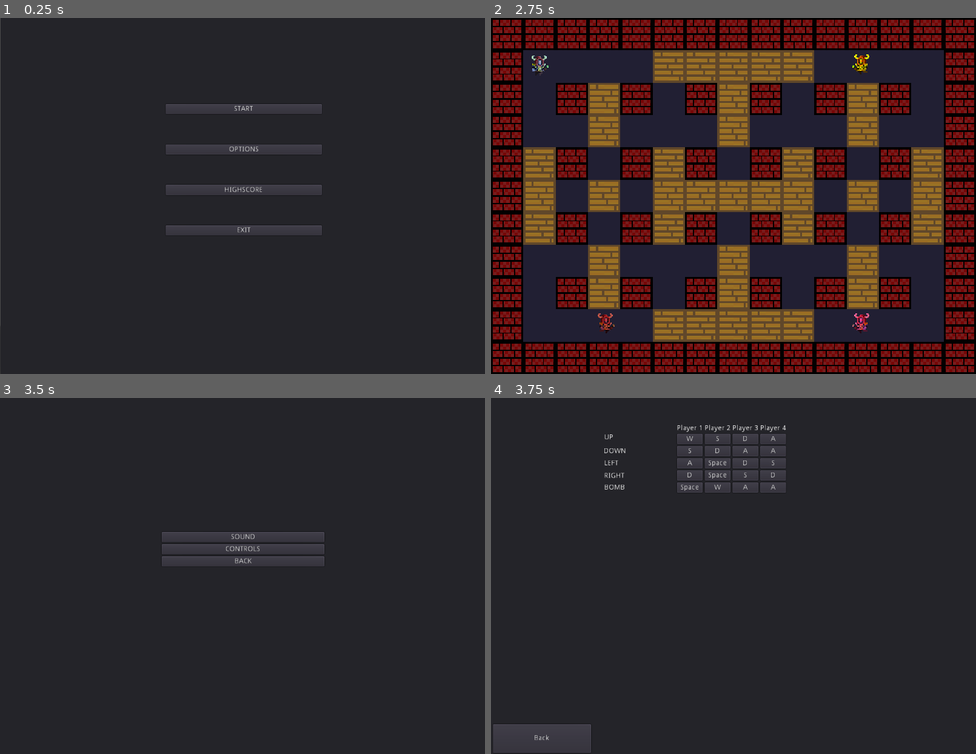
Above: before the commit, frames 1-4 (two rows, left to right).
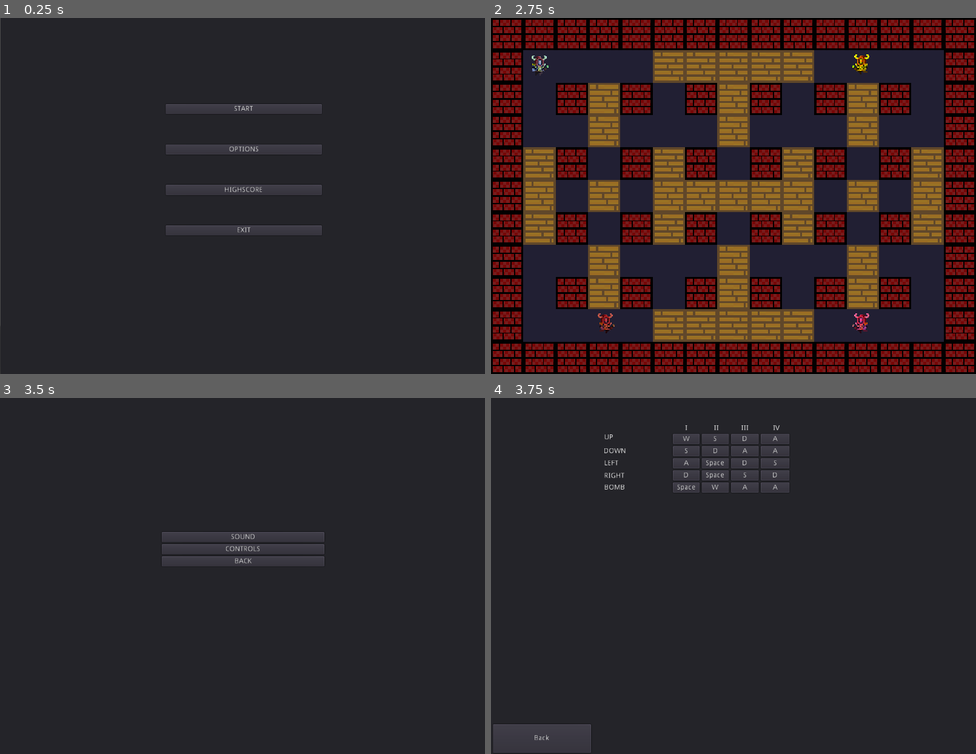
Above: after the commit, the same moments.

Repository: DominikWolek/bomber-game
Game: Godot game, scene res://GUI/Main Scene/MainMenuScene.tscn
Same seed, same stepped clock (60 frames per second), same inputs: the game is played once before the commit and once after it.
Inputs:
- Up to frame 1 (0.25 s): no input
- Up to frame 2 (2.75 s): click "START" at 0.5 s; click "Next" at 1.25 s; click "Next" at 2 s
- Up to frame 3 (3.5 s): click "Back" at 2.75 s
- Up to frame 4 (3.75 s): click "CONTROLS" at 3.5 s

Frames 1-3 are identical in both runs. In frame 4, 0.8% of the frame differs, in the area x 37-62%, y 7-27%.

Commit message:
Changed PlayerX to roman numbers

Diff:
--- a/Bomberman/GUI/Options/Control Options/ControlsSettings.tscn
+++ b/Bomberman/GUI/Options/Control Options/ControlsSettings.tscn
@@ -146,20 +146,19 @@
 script = SubResource( 1 )
 
 [node name="P1Container" type="VBoxContainer" parent="Panel/HBoxContainer"]
-editor/display_folded = true
-margin_left = 373.0
-margin_right = 424.0
+margin_left = 365.0
+margin_right = 418.0
 margin_bottom = 559.0
 script = SubResource( 2 )
 
 [node name="Label" type="Label" parent="Panel/HBoxContainer/P1Container"]
-margin_right = 51.0
+margin_right = 53.0
 margin_bottom = 14.0
-text = "Player 1"
+text = "      I      "
 
 [node name="UP" type="Button" parent="Panel/HBoxContainer/P1Container"]
 margin_top = 18.0
-margin_right = 51.0
+margin_right = 53.0
 margin_bottom = 38.0
 focus_mode = 0
 enabled_focus_mode = 0
@@ -167,7 +166,7 @@
 
 [node name="DOWN" type="Button" parent="Panel/HBoxContainer/P1Container"]
 margin_top = 42.0
-margin_right = 51.0
+margin_right = 53.0
 margin_bottom = 62.0
 focus_mode = 0
 enabled_focus_mode = 0
@@ -175,7 +174,7 @@
 
 [node name="LEFT" type="Button" parent="Panel/HBoxContainer/P1Container"]
 margin_top = 66.0
-margin_right = 51.0
+margin_right = 53.0
 margin_bottom = 86.0
 focus_mode = 0
 enabled_focus_mode = 0
@@ -183,7 +182,7 @@
 
 [node name="RIGHT" type="Button" parent="Panel/HBoxContainer/P1Container"]
 margin_top = 90.0
-margin_right = 51.0
+margin_right = 53.0
 margin_bottom = 110.0
 focus_mode = 0
 enabled_focus_mode = 0
@@ -191,27 +190,26 @@
 
 [node name="BOMB" type="Button" parent="Panel/HBoxContainer/P1Container"]
 margin_top = 114.0
-margin_right = 51.0
+margin_right = 53.0
 margin_bottom = 134.0
 focus_mode = 0
 enabled_focus_mode = 0
 script = ExtResource( 5 )
 
 [node name="P2Container" type="VBoxContainer" parent="Panel/HBoxContainer"]
-editor/display_folded = true
-margin_left = 428.0
-margin_right = 479.0
+margin_left = 422.0
+margin_right = 476.0
 margin_bottom = 559.0
 script = SubResource( 3 )
 
 [node name="Label" type="Label" parent="Panel/HBoxContainer/P2Container"]
-margin_right = 51.0
+margin_right = 54.0
 margin_bottom = 14.0
-text = "Player 2"
+text = "      II     "
 
 [node name="UP" type="Button" parent="Panel/HBoxContainer/P2Container"]
 margin_top = 18.0
-margin_right = 51.0
+margin_right = 54.0
 margin_bottom = 38.0
 focus_mode = 0
 enabled_focus_mode = 0
@@ -219,7 +217,7 @@
 
 [node name="DOWN" type="Button" parent="Panel/HBoxContainer/P2Container"]
 margin_top = 42.0
-margin_right = 51.0
+margin_right = 54.0
 margin_bottom = 62.0
 focus_mode = 0
 enabled_focus_mode = 0
@@ -227,7 +225,7 @@
 
 [node name="LEFT" type="Button" parent="Panel/HBoxContainer/P2Container"]
 margin_top = 66.0
-margin_right = 51.0
+margin_right = 54.0
 margin_bottom = 86.0
 focus_mode = 0
 enabled_focus_mode = 0
@@ -235,7 +233,7 @@
 
 [node name="RIGHT" type="Button" parent="Panel/HBoxContainer/P2Container"]
 margin_top = 90.0
-margin_right = 51.0
+margin_right = 54.0
 margin_bottom = 110.0
 focus_mode = 0
 enabled_focus_mode = 0
@@ -243,7 +241,7 @@
 
 [node name="BOMB" type="Button" parent="Panel/HBoxContainer/P2Container"]
 margin_top = 114.0
-margin_right = 51.0
+margin_right = 54.0
 margin_bottom = 134.0
 focus_mode = 0
 enabled_focus_mode = 0
@@ -251,19 +249,19 @@
 
 [node name="P3Container" type="VBoxContainer" parent="Panel/HBoxContainer"]
 editor/display_folded = true
-margin_left = 483.0
-margin_right = 534.0
+margin_left = 480.0
+margin_right = 535.0
 margin_bottom = 559.0
 script = SubResource( 4 )
 
 [node name="Label" type="Label" parent="Panel/HBoxContainer/P3Container"]
-margin_right = 51.0
+margin_right = 55.0
 margin_bottom = 14.0
-text = "Player 3"
+text = "     III     "
 
 [node name="UP" type="Button" parent="Panel/HBoxContainer/P3Container"]
 margin_top = 18.0
-margin_right = 51.0
+margin_right = 55.0
 margin_bottom = 38.0
 focus_mode = 0
 enabled_focus_mode = 0
@@ -271,7 +269,7 @@
 
 [node name="DOWN" type="Button" parent="Panel/HBoxContainer/P3Container"]
 margin_top = 42.0
-margin_right = 51.0
+margin_right = 55.0
 margin_bottom = 62.0
 focus_mode = 0
 enabled_focus_mode = 0
@@ -279,7 +277,7 @@
 
 [node name="LEFT" type="Button" parent="Panel/HBoxContainer/P3Container"]
 margin_top = 66.0
-margin_right = 51.0
+margin_right = 55.0
 margin_bottom = 86.0
 focus_mode = 0
 enabled_focus_mode = 0
@@ -287,7 +285,7 @@
 
 [node name="RIGHT" type="Button" parent="Panel/HBoxContainer/P3Container"]
 margin_top = 90.0
-margin_right = 51.0
+margin_right = 55.0
 margin_bottom = 110.0
 focus_mode = 0
 enabled_focus_mode = 0
@@ -295,27 +293,26 @@
 
 [node name="BOMB" type="Button" parent="Panel/HBoxContainer/P3Container"]
 margin_top = 114.0
-margin_right = 51.0
+margin_right = 55.0
 margin_bottom = 134.0
 focus_mode = 0
 enabled_focus_mode = 0
 script = ExtResource( 5 )
 
 [node name="P4Container" type="VBoxContainer" parent="Panel/HBoxContainer"]
-editor/display_folded = true
-margin_left = 538.0
-margin_right = 589.0
+margin_left = 539.0
+margin_right = 596.0
 margin_bottom = 559.0
 script = SubResource( 5 )
 
 [node name="Label" type="Label" parent="Panel/HBoxContainer/P4Container"]
-margin_right = 51.0
+margin_right = 57.0
 margin_bottom = 14.0
-text = "Player 4"
+text = "      IV     "
 
 [node name="UP" type="Button" parent="Panel/HBoxContainer/P4Container"]
 margin_top = 18.0
-margin_right = 51.0
+margin_right = 57.0
 margin_bottom = 38.0
 focus_mode = 0
 enabled_focus_mode = 0
@@ -323,7 +320,7 @@
 
 [node name="DOWN" type="Button" parent="Panel/HBoxContainer/P4Container"]
 margin_top = 42.0
-margin_right = 51.0
+margin_right = 57.0
 margin_bottom = 62.0
 focus_mode = 0
 enabled_focus_mode = 0
@@ -331,7 +328,7 @@
 
 [node name="LEFT" type="Button" parent="Panel/HBoxContainer/P4Container"]
 margin_top = 66.0
-margin_right = 51.0
+margin_right = 57.0
 margin_bottom = 86.0
 focus_mode = 0
 enabled_focus_mode = 0
@@ -339,7 +336,7 @@
 
 [node name="RIGHT" type="Button" parent="Panel/HBoxContainer/P4Container"]
 margin_top = 90.0
-margin_right = 51.0
+margin_right = 57.0
 margin_bottom = 110.0
 focus_mode = 0
 enabled_focus_mode = 0
@@ -347,7 +344,7 @@
 
 [node name="BOMB" type="Button" parent="Panel/HBoxContainer/P4Container"]
 margin_top = 114.0
-margin_right = 51.0
+margin_right = 57.0
 margin_bottom = 134.0
 focus_mode = 0
 enabled_focus_mode = 0
